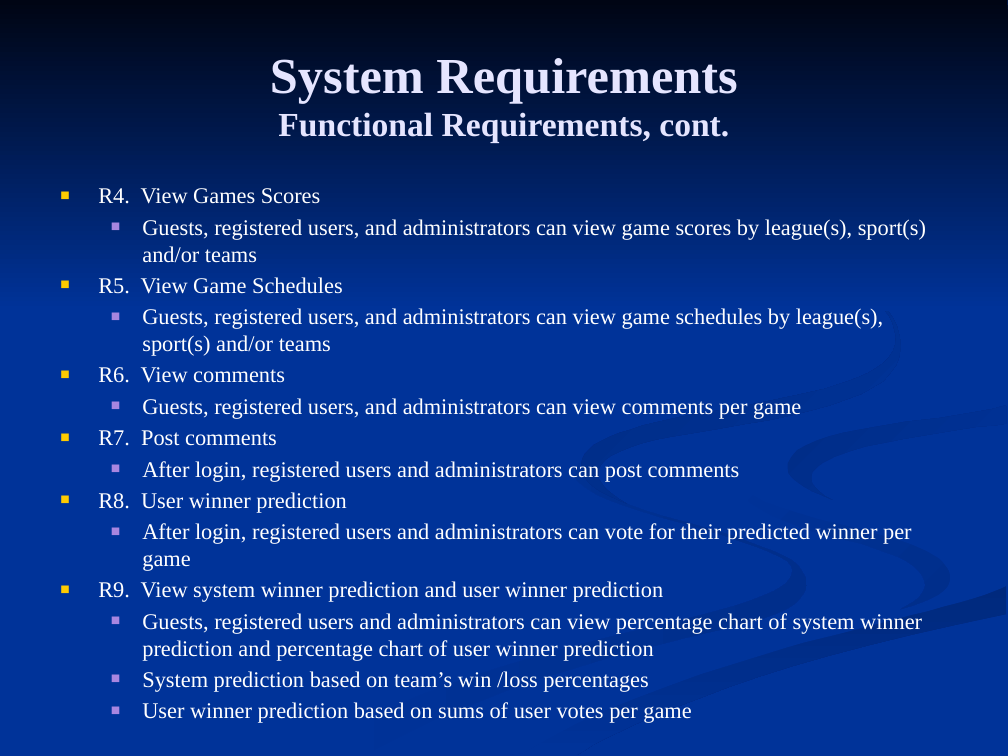
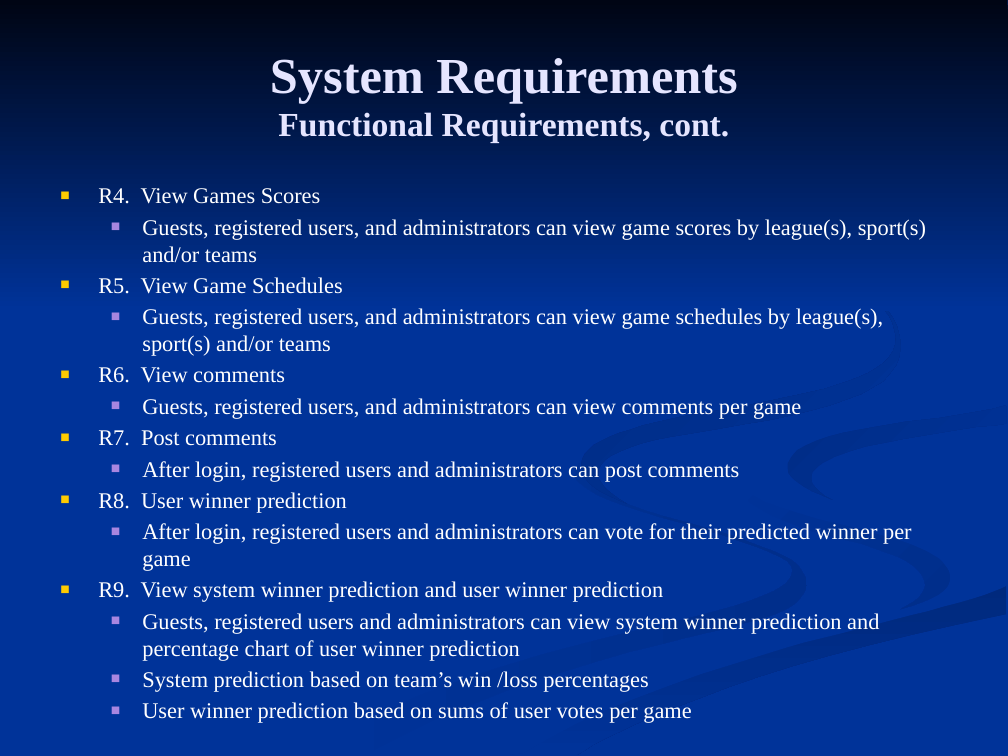
Before and after one commit to c0bra99/sports-score-tracker, a slide deck: slide 6 of Documents/Presentation 1.pptx. Drawn at 1008x756 pixels with LibreOffice and Linux fonts; fonts in the diff are those of the drawing. Boxes give left, top, right and bottom in pixels: in the first picture for what was removed or moved away, otherwise in the second. Text is boxed around its words. In the diff, an @@ line names an element or a change of style, - is before the commit and + after.

```diff
--- a/Documents/Presentation 1.pptx
+++ b/Documents/Presentation 1.pptx
@@ text at bbox=[142, 613, 879, 661]: text changed @@
-  ■ Guests, registered users and administrators can view percentage chart of system winner prediction and percentage chart of user winner prediction
+  ■ Guests, registered users and administrators can view system winner prediction and percentage chart of user winner prediction
```
Also in this commit, not shown: 2 other slides changed, 4 slides added.
